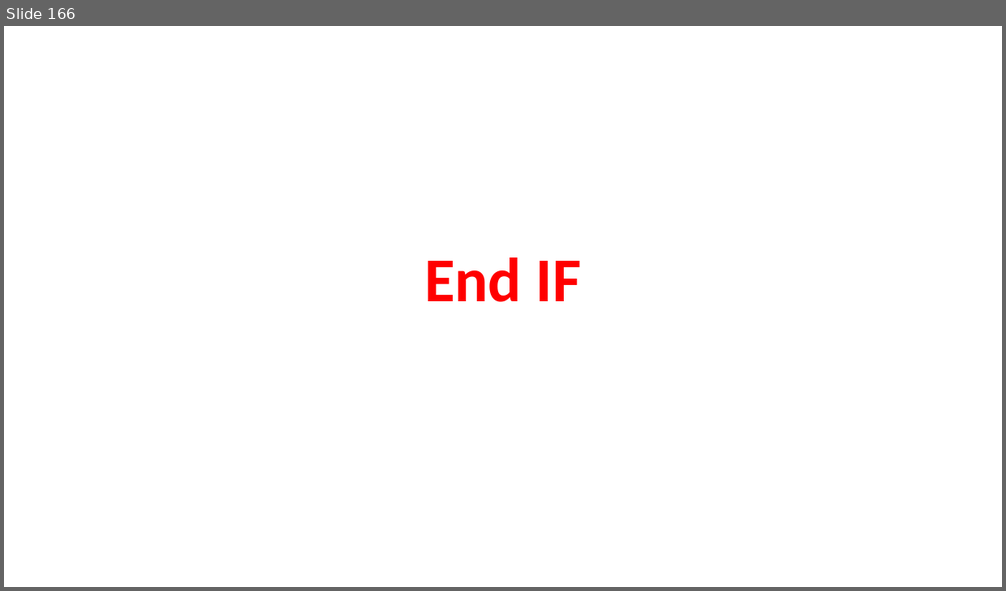
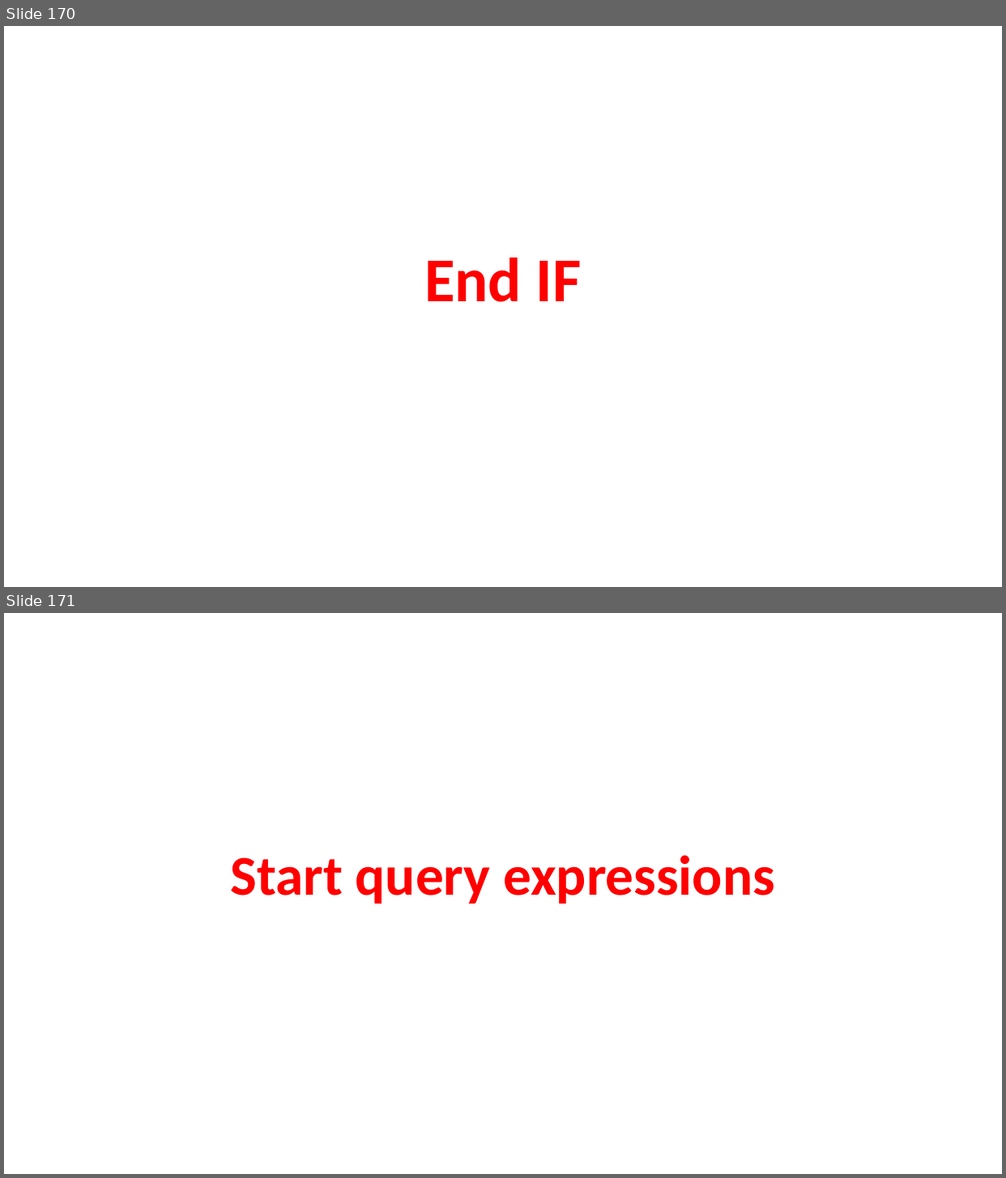
Before and after one commit to AhmedMohamedSamir1/Summary, a slide deck: Dot Net/2_DB.pptx. Shown one above the other, each under a label of ours: slide 166 before the commit, slides 170 and 171 after it. The pictures are 1006x591 and 1006x1178 pixels, drawn with LibreOffice and Linux fonts; fonts in the diff are those of the drawing. Boxes give left, top, right and bottom in pixels: in the first picture for what was removed or moved away, otherwise in the second. Text is boxed around its words. In the diff, an @@ line names an element or a change of style, - is before the commit and + after.

```diff
--- a/Dot Net/2_DB.pptx
+++ b/Dot Net/2_DB.pptx
@@ slide 171 added at [4,613,1002,1174], background #FFFFFF @@
@@ title added at [230,855,775,904], 54 pt, text #FF0000, bold @@
+Start query expressions
@@ what was slide 166 is now slide 170 @@
```
Also in this commit, not shown: 16 other slides added, 5 other files.
